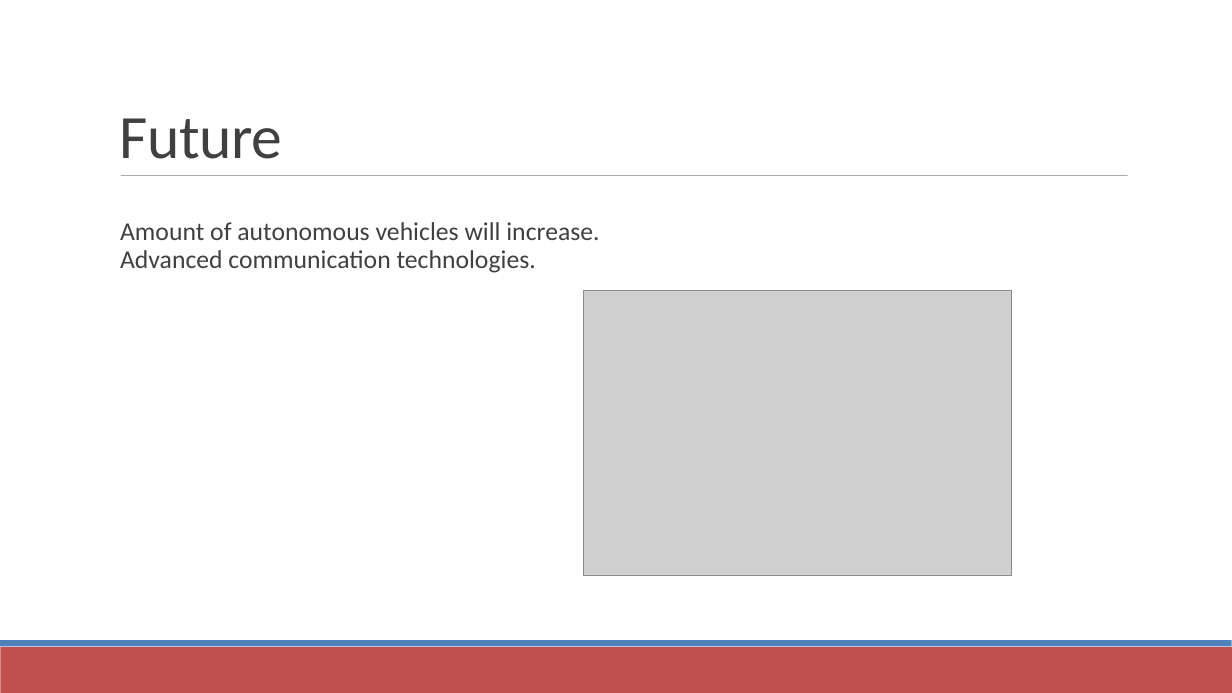
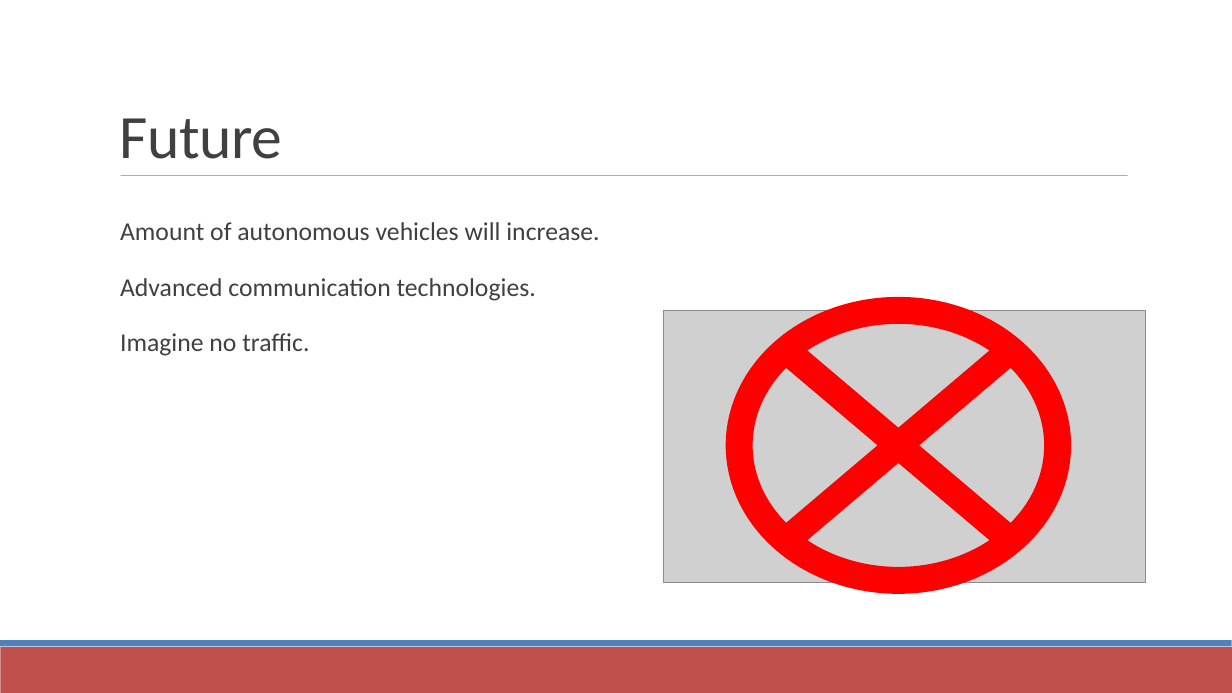
Before and after one commit to PrakharTyagi/PLATOON, a slide deck: slide 2 of Network Assisted Platooning.pptx. Drawn at 1232x693 pixels with LibreOffice and Linux fonts; fonts in the diff are those of the drawing; grey boxes stand for pictures. Boxes give left, top, right and bottom in pixels: in the first picture for what was removed or moved away, otherwise in the second. Text is boxed around its words. In the diff, an @@ line names an element or a change of style, - is before the commit and + after.

Commit message:
updated pp2

```diff
--- a/Network Assisted Platooning.pptx
+++ b/Network Assisted Platooning.pptx
@@ picture: place and size @@
-picture at box(584, 290, 1012, 576)
+picture at box(664, 311, 1146, 582)
@@ flow chart summing junction added at box(739, 311, 1058, 580), outline #FF0000 21 pt @@
@@ text at box(120, 333, 309, 356): paragraph added @@
+  Imagine no traffic.
```
Also in this commit, not shown: 1 other slide changed.
